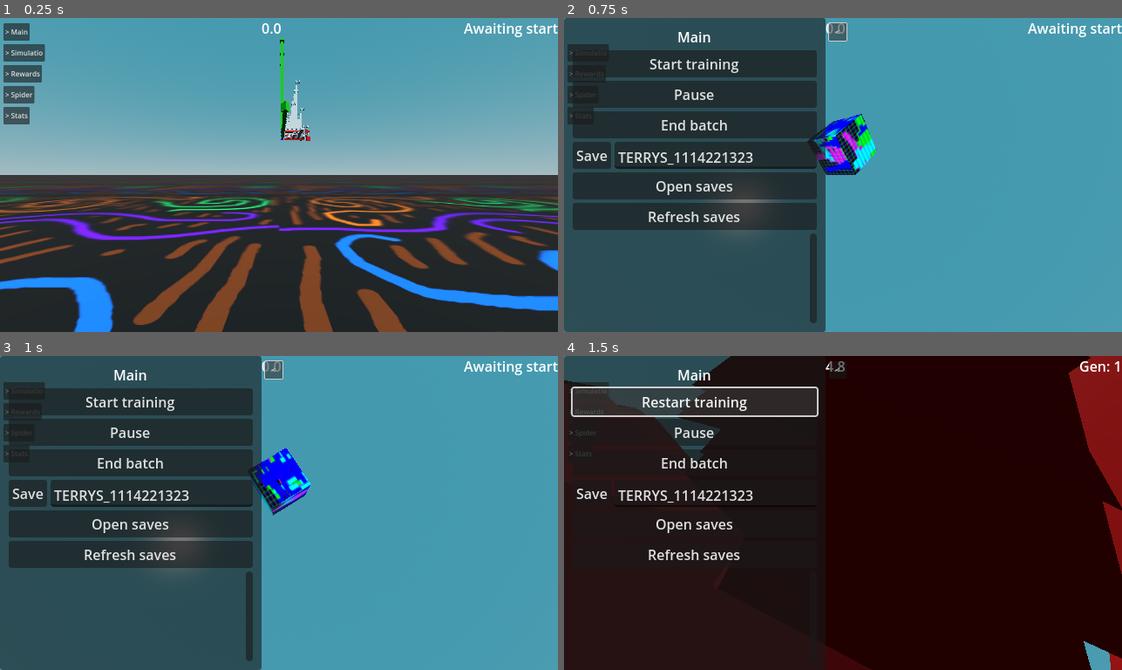
Above: before the commit, frames 1-4 (two rows, left to right).
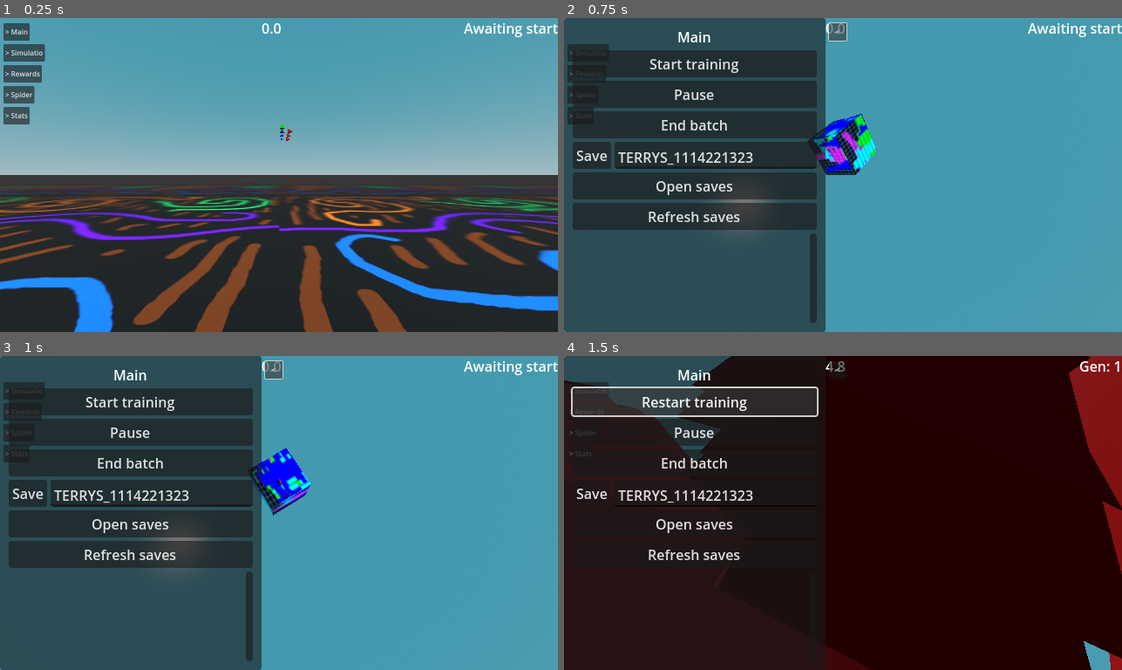
Above: after the commit, the same moments.

Repository: officialErnests/de-ai-ed
Game: Godot game, scene res://scenes/main.tscn
Two runs of this game, one before a commit and one after it. Both use one fixed random seed, a clock stepped at 60 frames per second and the inputs below.
Inputs:
- Up to frame 1 (0.25 s): no input
- Up to frame 2 (0.75 s): click "> Main" at 0.5 s
- Up to frame 3 (1 s): no input
- Up to frame 4 (1.5 s): click "Start training" at 1.25 s

The runs differ from the first frame. In frame 1, 0.6% of the frame differs, in the area x 50-56%, y 5-40%; in frame 2, nothing differs; in frame 3, nothing differs; in frame 4, nothing differs.

Commit message:
v0.2.3 added data to graph

Diff:
--- a/scenes/main.tscn
+++ b/scenes/main.tscn
@@ -630,7 +630,7 @@
 slider_close_text = "> Stats"
 is_open = false
 
-[node name="Spidersss" type="Node3D" parent="." node_paths=P …(455 unchanged characters)… r", "generation_count", "graph_min_node")]
+[node name="Spidersss" type="Node3D" parent="." node_paths=P …(455 unchanged characters)… r", "generation_count", "graph_min_node", "graph_avg_node", "graph_max_node", "graph_spiders", "graph_time")]
 script = ExtResource("7_tipki")
 start = NodePath("../Camera_setup/NeckOrSmthing/Dron/Floating_cam/Gui/Main/Panel/VBoxContainer/Start")
 pause_button = NodePath("../Camera_setup/NeckOrSmthing/Dron/Floating_cam/Gui/Main/Panel/VBoxContainer/Pause")
@@ -661,6 +661,10 @@
 node_visualiser = NodePath("../Camera_setup/NeckOrSmthing/Dron/Floating_cam/AiNodes")
 generation_count = NodePath("../Camera_setup/NeckOrSmthing/Dron/Floating_cam/GenCount/Label")
 graph_min_node = NodePath("../MinGraph")
+graph_avg_node = NodePath("../AvgGraph")
+graph_max_node = NodePath("../MaxGraph")
+graph_spiders = NodePath("../SpiderGraph")
+graph_time = NodePath("../TimeGraph")
 
 [node name="Lerning" type="Timer" parent="."]
 one_shot = true
@@ -675,4 +679,9 @@
 transform = Transform3D(1, 0, 0, 0, 1, 0, 0, 0, 1, 0.14971972, 2.1, -8.428625)
 
 [node name="SpiderGraph" parent="." instance=ExtResource("12_eb6dy")]
-transform = Transform3D(1, 0, 0, 0, -4.371139e-08, -1, 0, 1, -4.371139e-08, 0.14971972, 1.6999998, -6.028625)
+transform = Transform3D(1, 0, 0, 0, 1, 0, 0, 0, 1, 0.14971972, 2.1, -11.428625)
+visible = false
+
+[node name="TimeGraph" parent="." instance=ExtResource("12_eb6dy")]
+transform = Transform3D(1, 0, 0, 0, 1, 0, 0, 0, 1, 0.14971972, 2.1, -12.428625)
+visible = false
--- a/scenes/nb_graph.tscn
+++ b/scenes/nb_graph.tscn
@@ -31,12 +31,6 @@
 
 [node name="Graph" type="Node3D"]
 script = ExtResource("1_xslft")
-value_dict = Dictionary[String, float]({
-"gen 1": 0.5,
-"gen 2": 1.0,
-"gen 3": 2.0,
-"gen 4": 0.75
-})
 
 [node name="3DGraphDraw" type="Node" parent="." node_paths=PackedStringArray("x_axis_line", "x_axis_head", "x_axis_markins", "y_axis_line", "y_axis_head", "y_axis_markins", "value_parent")]
 script = ExtResource("2_2i1i1")
--- a/scripts/spidersss.gd
+++ b/scripts/spidersss.gd
@@ -43,6 +43,8 @@
 @export var graph_min_node: Node3D
 @export var graph_avg_node: Node3D
 @export var graph_max_node: Node3D
+@export var graph_spiders: Node3D
+@export var graph_time: Node3D
 
 var intss = 0
 var spiders_arr = []
@@ -85,16 +87,24 @@
 	var res_min_value_dict: Dictionary[String, float] = {}
 	var res_avg_value_dict: Dictionary[String, float] = {}
 	var res_max_value_dict: Dictionary[String, float] = {}
+	var res_spider_dict: Dictionary[String, float] = {}
+	var res_time_dict: Dictionary[String, float] = {}
 	for i in range(stats_arr["generation_statistics"].size()):
 		res_min_value_dict["gen " + str(i)] = stats_arr["generation_statistics"][i]["min"]
 		res_avg_value_dict["gen " + str(i)] = stats_arr["generation_statistics"][i]["avg"]
 		res_max_value_dict["gen " + str(i)] = stats_arr["generation_statistics"][i]["max"]
+		res_spider_dict["gen " + str(i)] = stats_arr["generation_statistics"][i]["bat"] * stats_arr["generation_statistics"][i]["spd"]
+		res_time_dict["gen " + str(i)] = stats_arr["generation_statistics"][i]["sec"]
 	graph_min_node.value_dict = res_min_value_dict
 	graph_avg_node.value_dict = res_avg_value_dict
 	graph_max_node.value_dict = res_max_value_dict
+	graph_spiders.value_dict = res_spider_dict
+	graph_time.value_dict = res_time_dict
 	graph_min_node.update()
 	graph_avg_node.update()
 	graph_max_node.update()
+	graph_spiders.update()
+	graph_time.update()
 
 func saveAi():
 	var dirAccess = DirAccess.open(SAVE_PATH)
